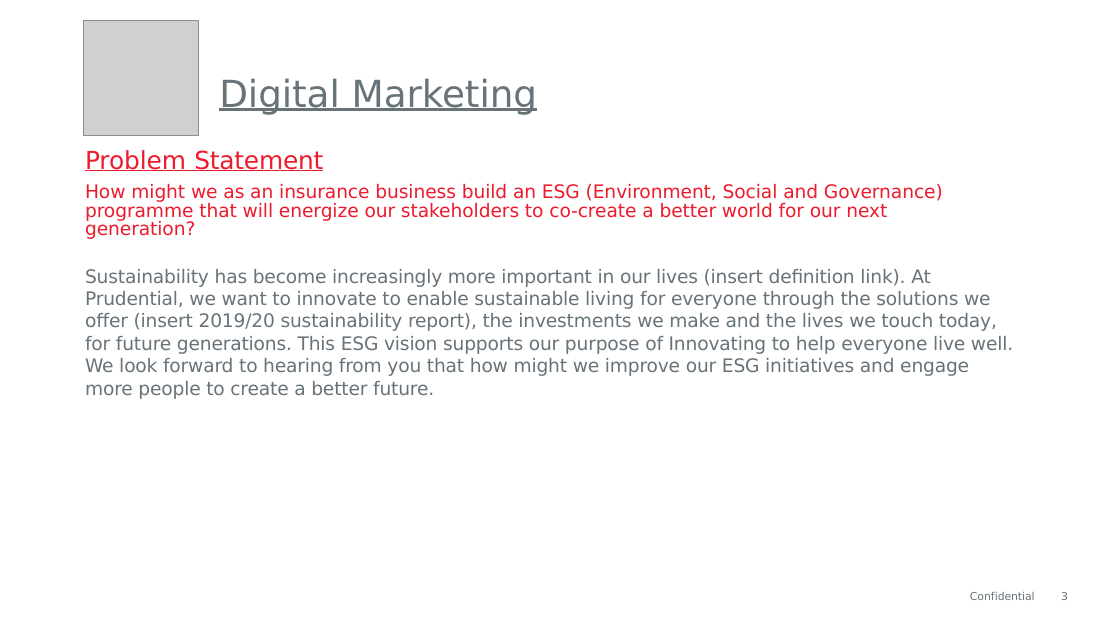
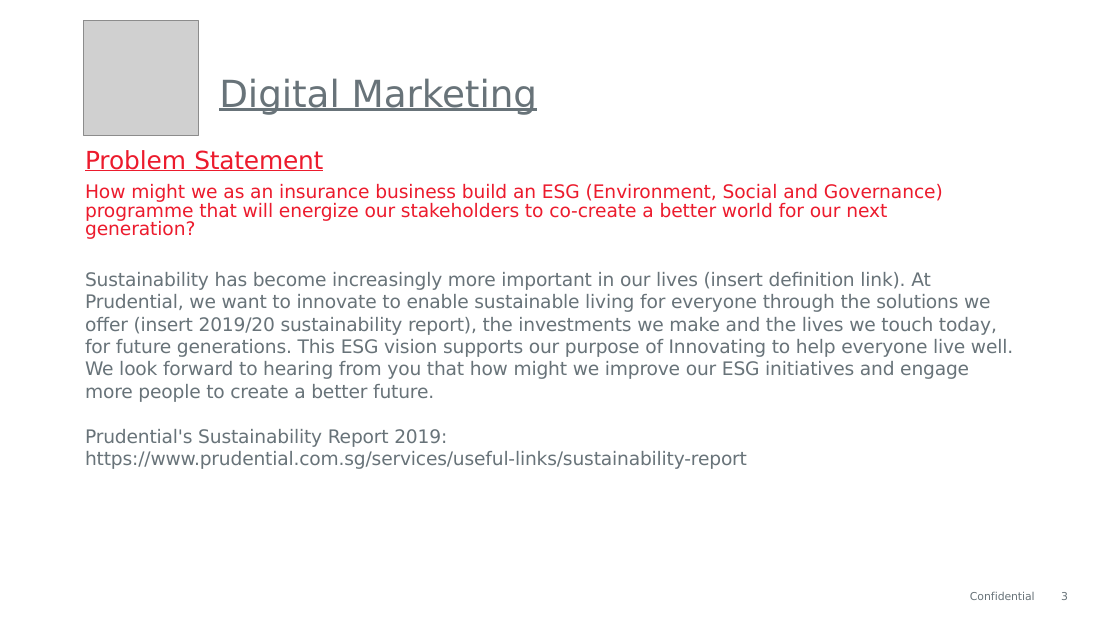
Before and after one commit to mshiung/PolyFinTech100, a slide deck: slide 4 of public_html/doc/Prudential_InsureTechApplication_PolyFintechHackathon2021_ProblemStatements.pptx. Drawn at 1120x630 pixels with LibreOffice and Linux fonts; fonts in the diff are those of the drawing; grey boxes stand for pictures; background and template pictures are left out. Boxes give left, top, right and bottom in pixels: in the first picture for what was removed or moved away, otherwise in the second. Text is boxed around its words. In the diff, an @@ line names an element or a change of style, - is before the commit and + after.

Commit message:
Updated Prudential Problem Statements.

```diff
--- a/public_html/doc/Prudential_InsureTechApplication_PolyFintechHackathon2021_ProblemStatements.pptx
+++ b/public_html/doc/Prudential_InsureTechApplication_PolyFintechHackathon2021_ProblemStatements.pptx
@@ text at (x1=85, y1=429, x2=747, y2=469): paragraphs added @@
+Prudential's Sustainability Report 2019:
+https://www.prudential.com.sg/services/useful-links/sustainability-report
```
Also in this commit, not shown: 1 other slide changed, 4 slides added, 1 other file.
